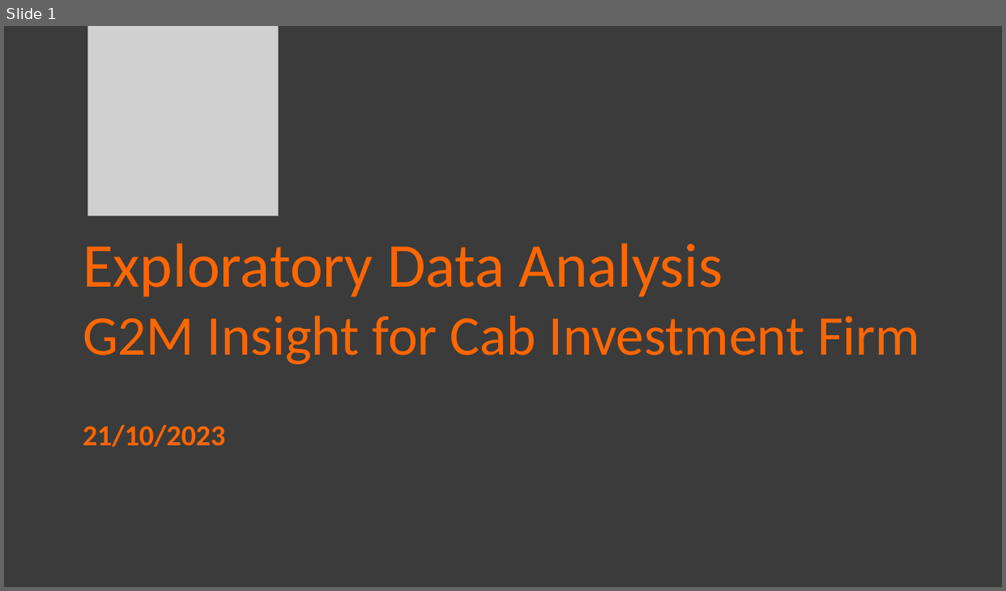
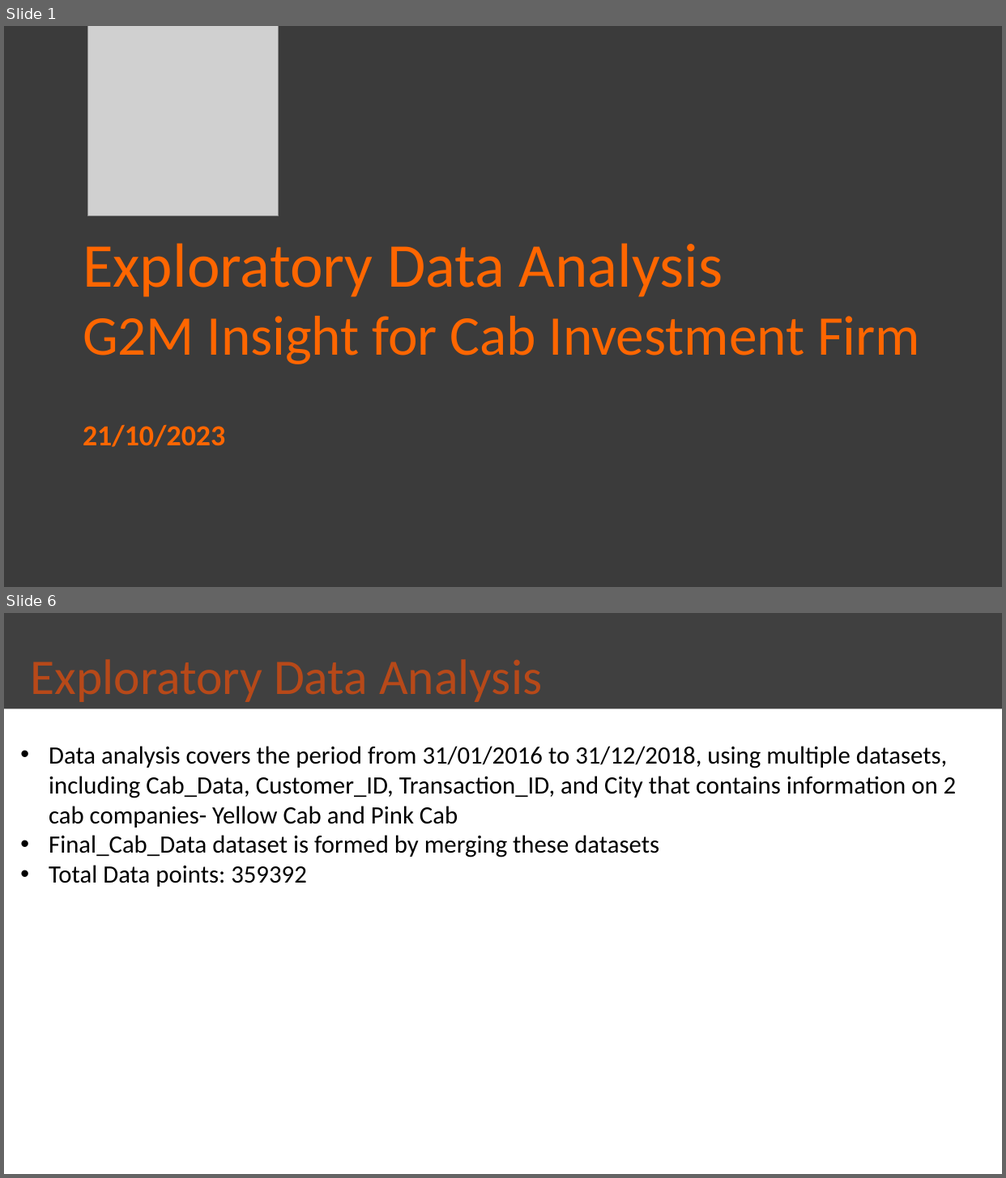
Before and after one commit to NazriJasmal/G2M-Insight-for-Cab-Investment-Firm, a slide deck: G2M Case Study.pptx. Shown one above the other, each under a label of ours: slide 1 before the commit, slides 1 and 6 after it; the slides between them are not shown. The pictures are 1006x591 and 1006x1178 pixels, drawn with LibreOffice and Linux fonts; fonts in the diff are those of the drawing; grey boxes stand for pictures. Boxes give left, top, right and bottom in pixels: in the first picture for what was removed or moved away, otherwise in the second. Text is boxed around its words. In the diff, an @@ line names an element or a change of style, - is before the commit and + after.

```diff
--- a/G2M Case Study.pptx
+++ b/G2M Case Study.pptx
@@ slide 6 added at (4,613,1002,1174), background #FFFFFF @@
@@ title added at (4,613,1002,709), fill #404040, 48 pt, text #B74919 @@
+Exploratory Data Analysis
@@ text added at (49,746,957,887), 24 pt, text #000000 @@
+• Data analysis covers the period from 31/01/2016 to 31/12/2018, using multiple datasets, including Cab_Data, Customer_ID, Transaction_ID, and City that contains information on 2 cab companies- Yellow Cab and Pink Cab
+• Final_Cab_Data dataset is formed by merging these datasets
+• Total Data points: 359392
```
Also in this commit, not shown: 2 slides changed, 13 other slides added, 3 slides removed.
